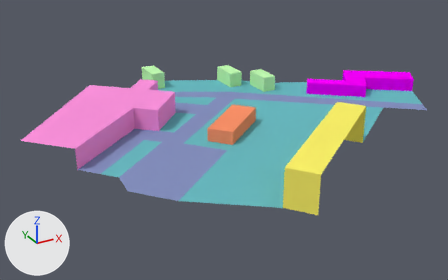
The Blender file examples/resources/reduced_ihtapark.blend as it was, and as the next commit left it.
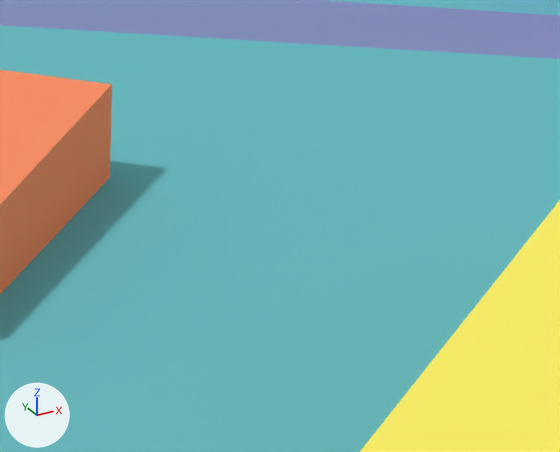
Old and new are each drawn whole from a camera (50 mm lens) standing at (-140.7, -274.3, 134.8) and looking at (17.8, 14.0, -9.3) and again close up on the part from 54% to 71% of the width and 34% to 57% of the height. The axes (+X, +Y, +Z) are drawn at lower left. The lights are the same throughout.

Objects in the first close-up: 'Geometry'.
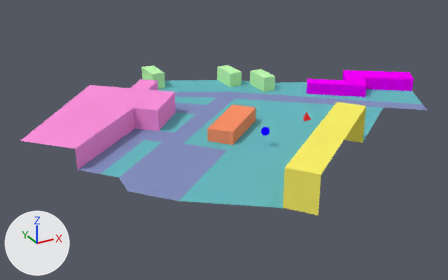
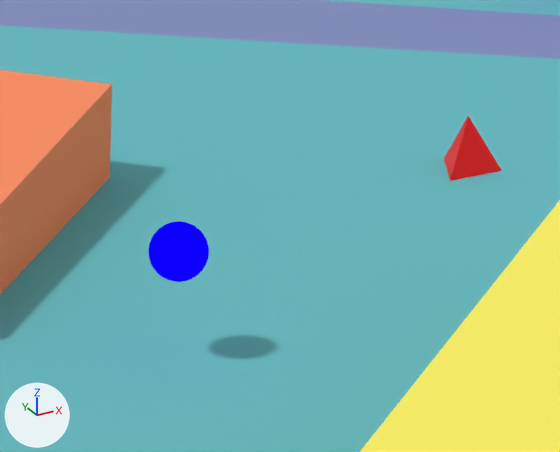
Location of each change, (x1, y1, x2, y2) in pixels of the close-ups (560 x 452 px):
'Source', added (blue)
    after: (149, 221, 209, 282)
'Receiver', added (red)
    after: (444, 116, 502, 181)

The change, as a diff of the scene's bpy script:
```diff
--- a/examples/resources/reduced_ihtapark.blend.py
+++ b/examples/resources/reduced_ihtapark.blend.py
@@ mat_material_002 @@
+mat_material_002 = principled_material('Material.002')
+mat_material_002.base_color = (1.0, 0.0, 0.0)  # red #ff0000
@@ mat_material @@
+mat_material = emission_material('Material')
+mat_material.base_color = (0.0042, 0.0, 1.0)  # blue #0d00ff
@@ me_cone @@
+me_cone.from_pydata([(0.0, 2.0, -2.0), (1.73, -1.0, -2.0), (-1.73, -1.0, -2.0), (0.0, 0.0, 2.0)], [], [(0, 3, 1), (0, 1, 2), (1, 3, 2), (2, 3, 0)])
@@ me_sphere @@
+me_sphere.from_pydata(...)  # a UV sphere (32 segments, 16 rings, poles along z) spanning x -1.0..1.0, y -1.0..1.0, z -1.0..1.0
@@ ob_receiver @@
+ob_receiver = bpy.data.objects.new('Receiver', me_cone)
+ob_receiver.location = (66.8, 2.18, -0.28)
+ob_receiver.scale = (2.0, 2.01, 1.6)
+ob_receiver.material_slots[0].link = 'OBJECT'; ob_receiver.material_slots[0].material = mat_material_002  # red #ff0000
@@ ob_source @@
+ob_source = bpy.data.objects.new('Source', me_sphere)
+ob_source.location = (23.47, -20.84, 7.89)
+ob_source.scale = (2.25, 2.25, 2.25)
+ob_source.material_slots[0].link = 'OBJECT'; ob_source.material_slots[0].material = mat_material  # blue #0d00ff
```
